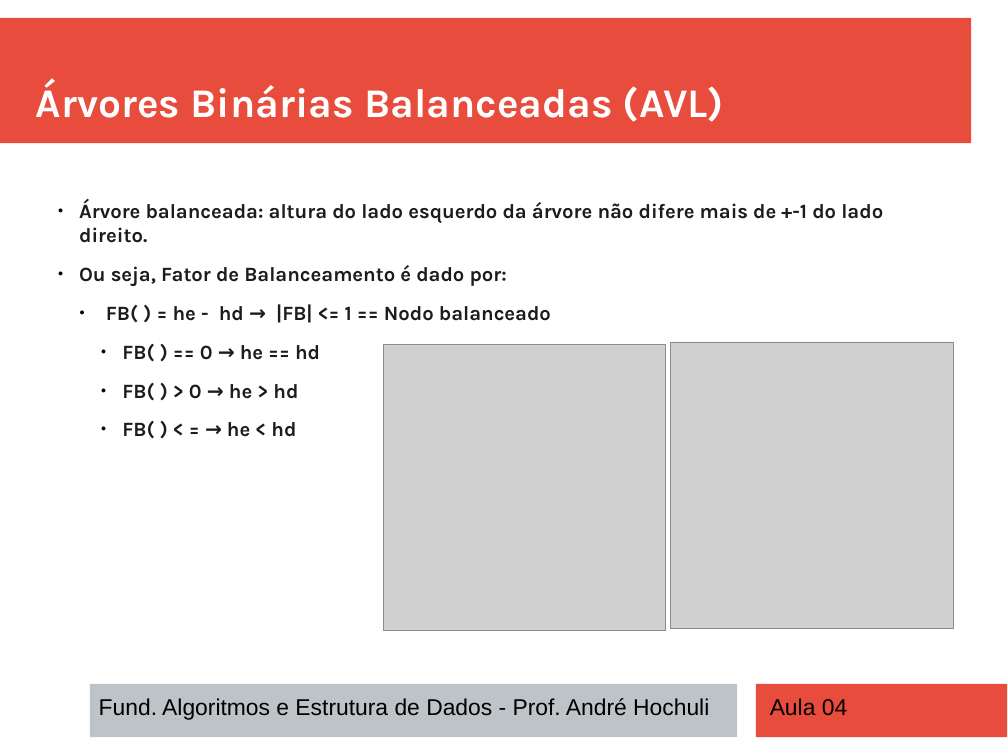
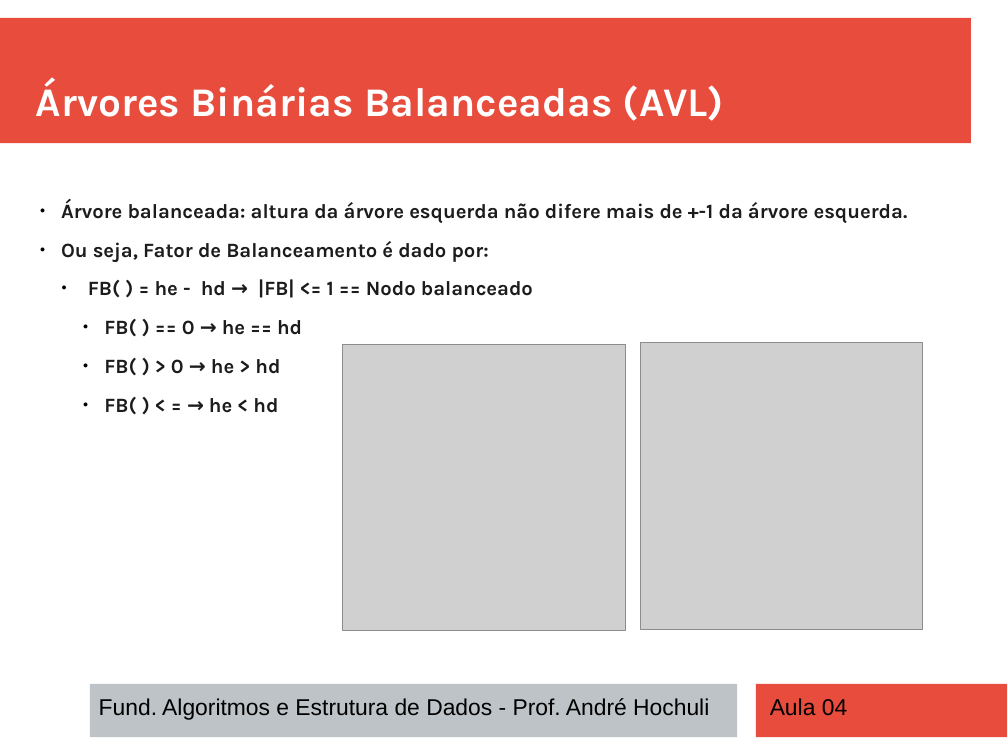
Before and after one commit to andrehochuli/teaching, a slide deck: slide 15 of DataStructuresAndAlgorithms/Lecture 04 - Trees/Aula 04 - Trees.pptx. Drawn at 1008x756 pixels with LibreOffice and Linux fonts; fonts in the diff are those of the drawing; grey boxes stand for pictures. Boxes give left, top, right and bottom in pixels: in the first picture for what was removed or moved away, otherwise in the second. Text is boxed around its words. In the diff, an @@ line names an element or a change of style, - is before the commit and + after.

```diff
--- a/DataStructuresAndAlgorithms/Lecture 04 - Trees/Aula 04 - Trees.pptx
+++ b/DataStructuresAndAlgorithms/Lecture 04 - Trees/Aula 04 - Trees.pptx
@@ text "Árvore balanceada: altura da árvore ...": place and size @@
-text "Árvore balanceada: altura da árvore ..." at (79,199,883,438)
+text "Árvore balanceada: altura da árvore ..." at (61,199,908,414)
@@ text at (61,199,908,223): text changed @@
-  ● Árvore balanceada: altura do lado esquerdo da árvore não difere mais de +-1 do lado direito.
+  ● Árvore balanceada: altura da árvore esquerda não difere mais de +-1 da árvore esquerda.
@@ picture: place and size @@
-picture at (383,345,666,631)
+picture at (343,345,626,631)
@@ picture: place and size @@
-picture at (670,342,953,628)
+picture at (640,343,923,629)
```
Also in this commit, not shown: 8 other slides changed, 9 other files.
